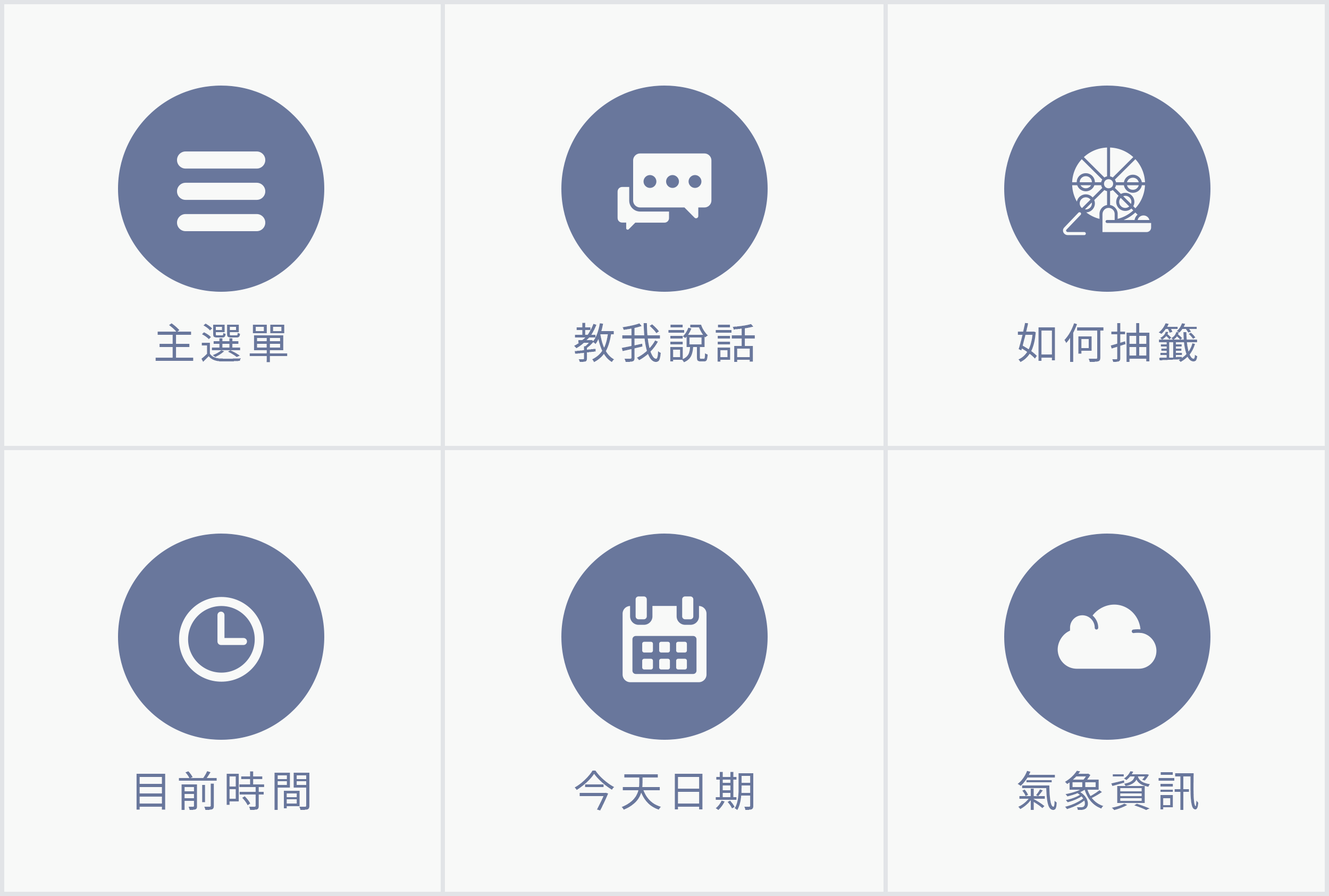
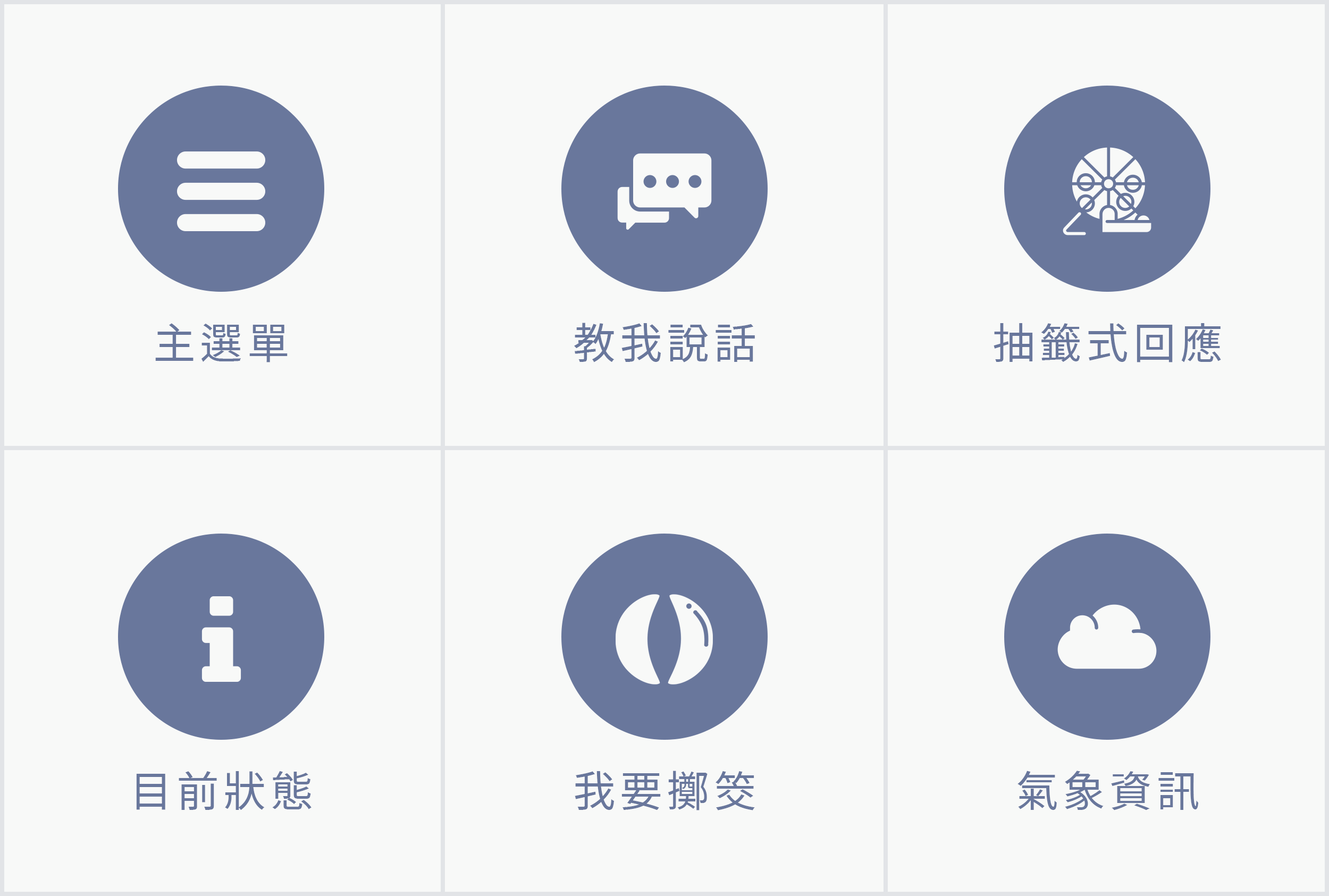
The second 1329 × 896 image is a revision of the first. Changes to its layers:
removed layer "calendar" from group "群組 1 拷貝 4" over [622, 596, 707, 683]
added layer "群組 1" (1st of 2, in "群組 1 拷貝 4") in group "群組 1 拷貝 4" over [615, 594, 713, 685]
renamed "今天日期" to "我要擲筊", painted on it over [574, 770, 755, 811]
renamed "clock-circular-outline" to "information-symbol", painted on it over [178, 596, 265, 683]
renamed "目前時間" to "目前狀態", painted on it over [224, 771, 312, 811]
renamed "如何抽籤" to "抽籤式回應", painted on it over [993, 322, 1222, 363]
